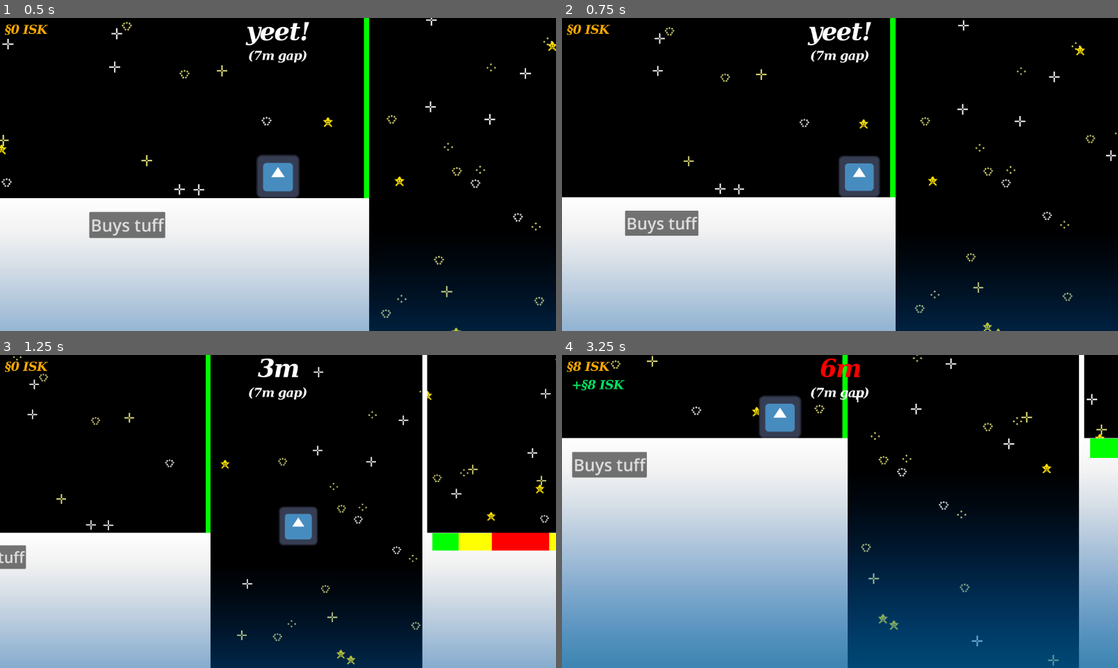
Above: before the commit, frames 1-4 (two rows, left to right).
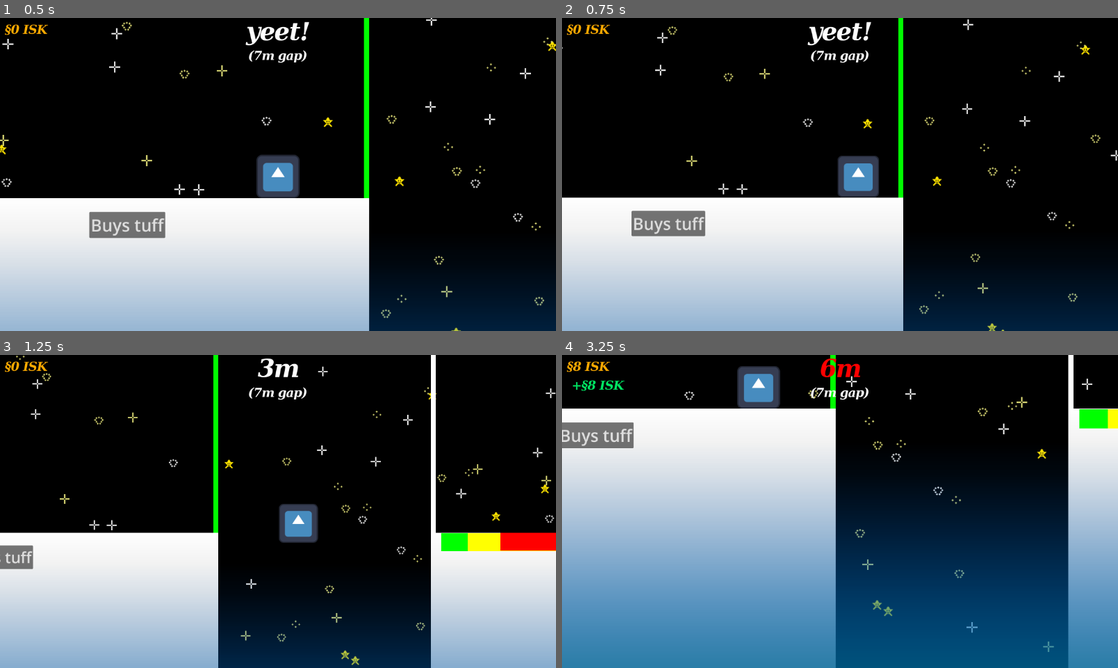
Above: after the commit, the same moments.

Repository: ARLJohnston/DSGJam2025
Game: Godot game, scene res://Main.tscn
Same seed, same stepped clock (60 frames per second), same inputs: the game is played once before the commit and once after it. The engine's default icon, where the game draws it, is replaced by a stand-in: a white triangle on a blue panel in a dark square.
Inputs:
- Up to frame 1 (0.5 s): no input
- Up to frame 2 (0.75 s): tap Enter (ui_accept) at 0.5 s; hold Right (ui_right) from 0.53 s (still down); hold Enter (ui_accept) from 0.53 s (still down)
- Up to frame 3 (1.25 s): keep holding Right (ui_right); keep holding Enter (ui_accept)
- Up to frame 4 (3.25 s): release Enter (ui_accept) at 1.28 s; tap Enter (ui_accept) at 1.35, 1.52, 1.82, 2.85, 3.02 s; release Right (ui_right) at 2.03 s; hold Left (ui_left) 2.03-2.78 s; hold Enter (ui_accept) 2.03-2.78 s; hold Right (ui_right) from 2.78 s (still down)

Frame 1 is identical in both runs. In frame 2, 3.8% of the frame differs, in the area x 0-100%, y 0-100%; in frame 3, 5.6%; in frame 4, 38%.

Commit message:
fix being able to move while powering up

Diff:
--- a/player.gd
+++ b/player.gd
@@ -63,7 +63,7 @@
 		if Input.is_action_just_released("ui_accept") and is_on_floor():
 			jump()
 
-	if (is_on_floor()):
+	if (is_on_floor() && !Input.is_action_pressed("ui_accept")):
 		var move_direction := Input.get_axis("ui_left", "ui_right")
 		if can_move and move_direction:
 			velocity.x = move_direction * SPEED
